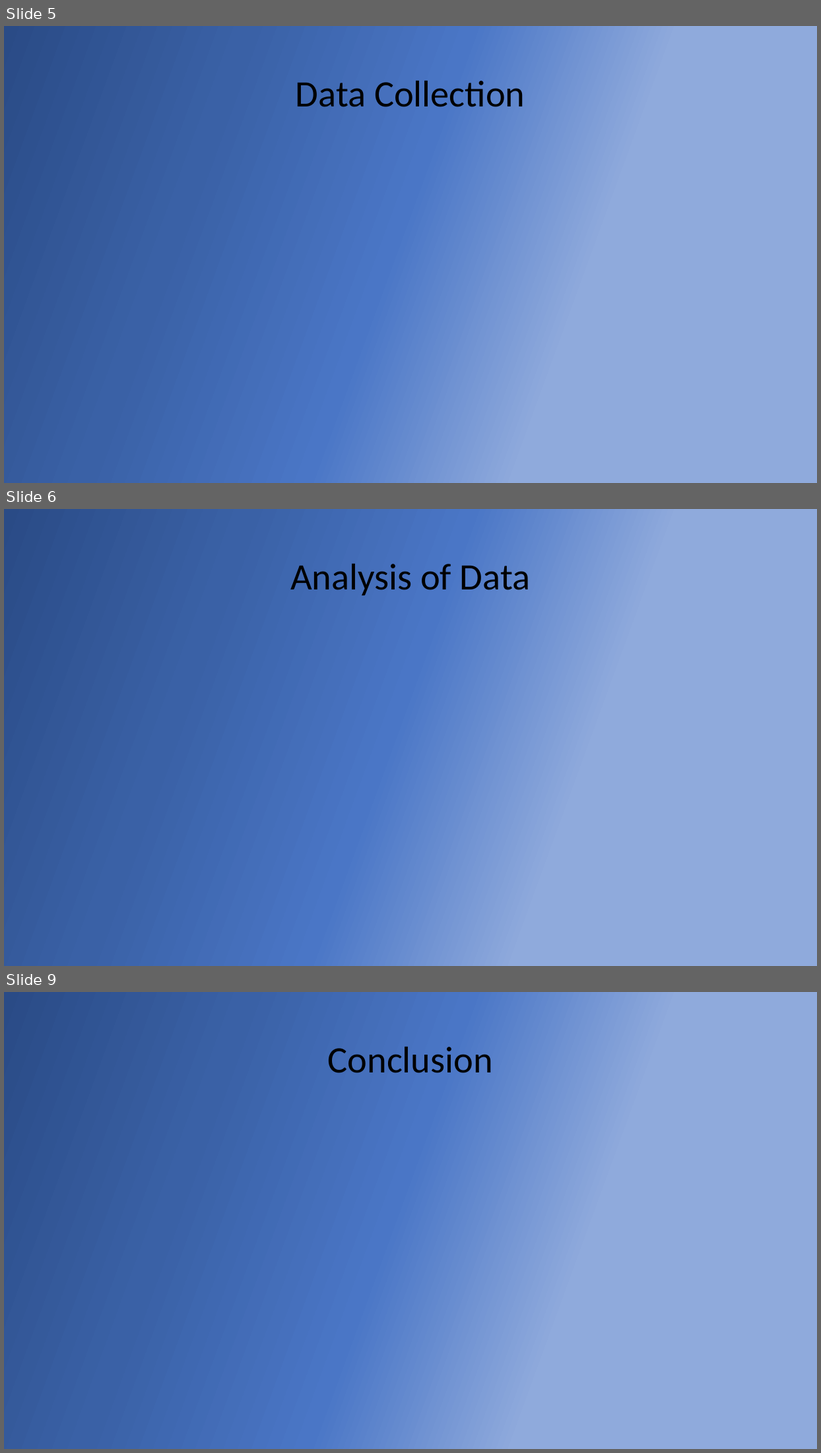
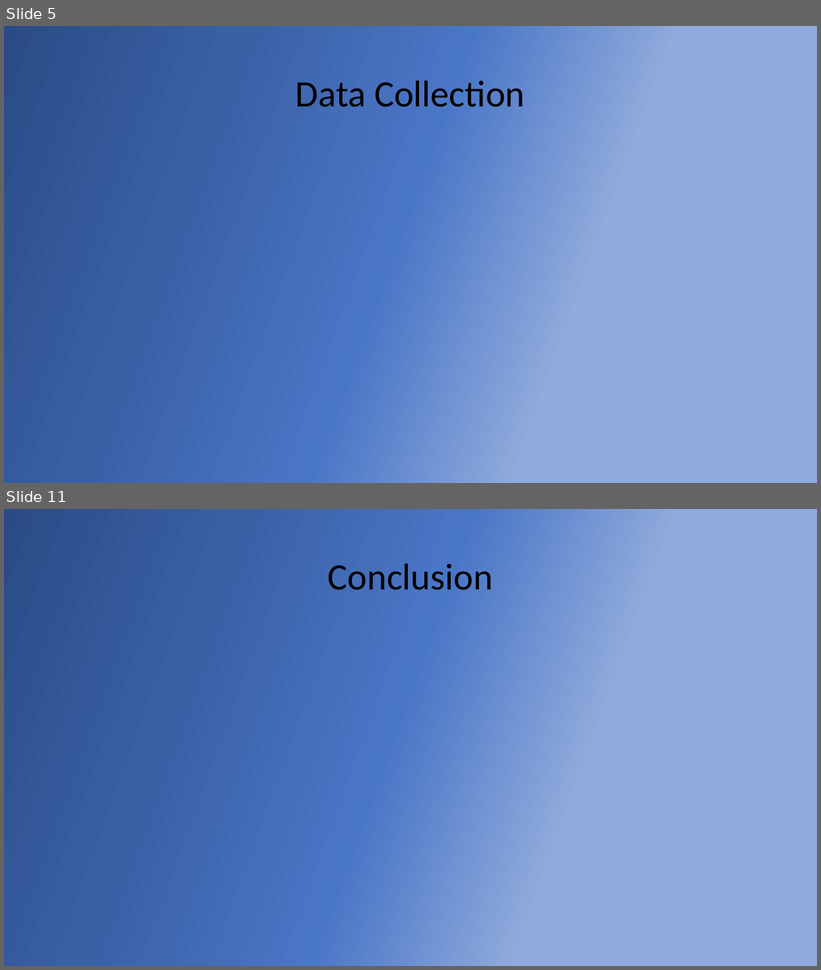
Before and after one commit to sonamgupta1105/Tesla_Analytics, a slide deck: finalPptTesla.pptx. Shown one above the other, each under a label of ours: slides 5, 6 and 9 before the commit, slides 5 and 11 after it; the slides between them are not shown. The pictures are 821x1453 and 821x970 pixels, drawn with LibreOffice and Linux fonts; fonts in the diff are those of the drawing. Boxes give left, top, right and bottom in pixels: in the first picture for what was removed or moved away, otherwise in the second. Text is boxed around its words. In the diff, an @@ line names an element or a change of style, - is before the commit and + after.

```diff
--- a/finalPptTesla.pptx
+++ b/finalPptTesla.pptx
@@ slide 6 removed at <box>4,509,817,966</box>, background gradient #2A4B86 to #3A61A6 to #4A76C6 to #8FAADC @@
@@ title removed at <box>290,564,531,595</box> @@
-Analysis of Data
@@ what was slide 9 is now slide 11 @@
```
Also in this commit, not shown: 8 slides added, 4 other slides removed, 1 other file.
